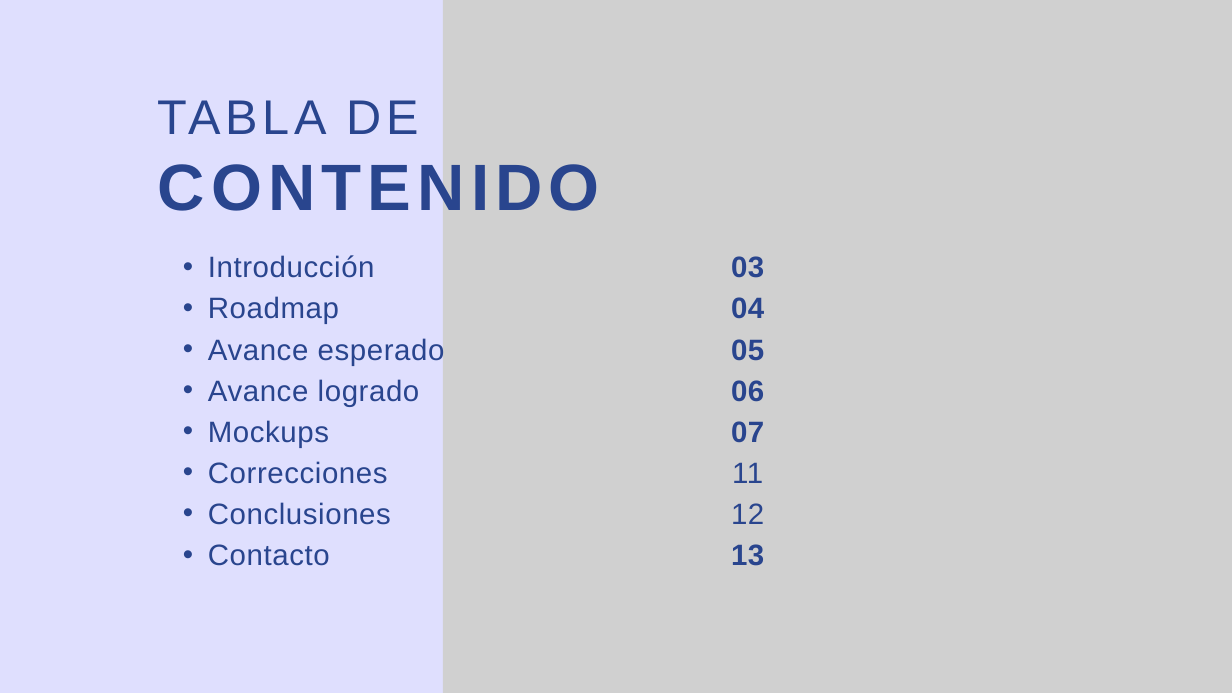
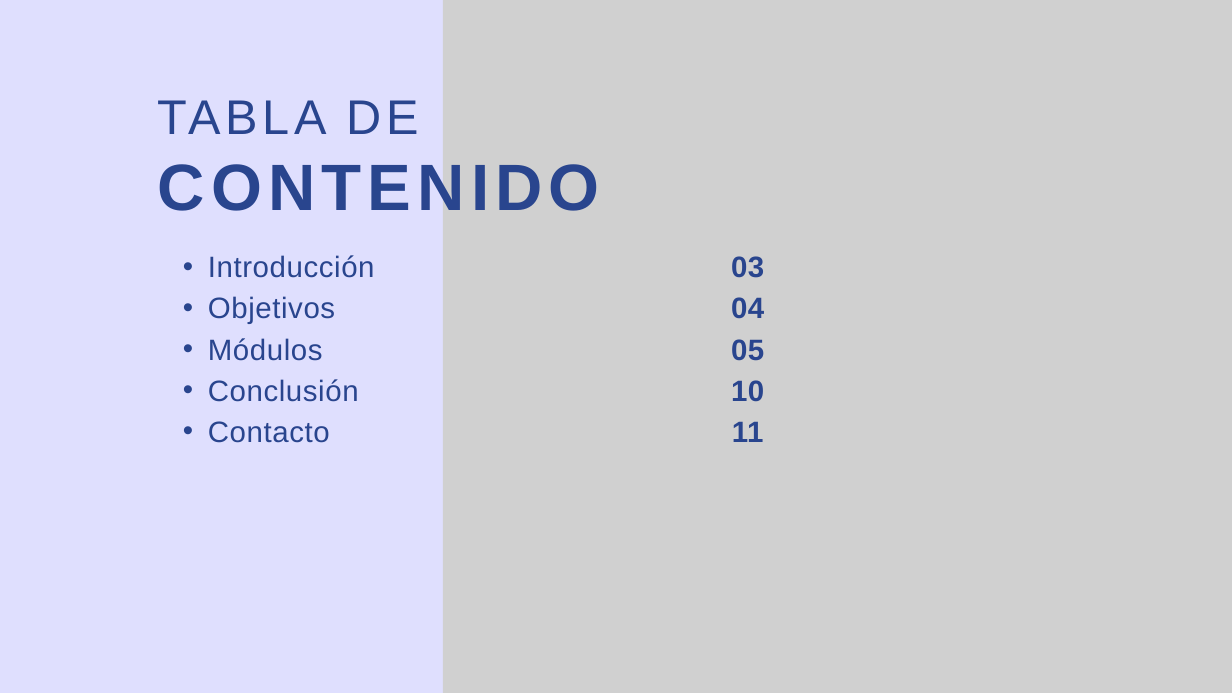
Before and after one commit to GonzaloMontoya/2025_2_PO_CAPSTONE_002D_GRUPO_006, a slide deck: slide 2 of Fase 2/Evidencias Proyecto/Presentación Proyecto.pptx. Drawn at 1232x693 pixels with LibreOffice and Linux fonts; fonts in the diff are those of the drawing; grey boxes stand for pictures. Boxes give left, top, right and bottom in pixels: in the first picture for what was removed or moved away, otherwise in the second. Text is boxed around its words. In the diff, an @@ line names an element or a change of style, - is before the commit and + after.

```diff
--- a/Fase 2/Evidencias Proyecto/Presentación Proyecto.pptx
+++ b/Fase 2/Evidencias Proyecto/Presentación Proyecto.pptx
@@ text at box(208, 296, 359, 402): text changed @@
-  • Roadmap
-  • Avance esperado
-  • Avance logrado
-  • Mockups
-  • Correcciones
-  • Conclusiones
+  • Objetivos
+  • Módulos
+  • Conclusión
@@ text at box(731, 380, 764, 402): text changed @@
-06
-07
+10
@@ text at box(732, 421, 764, 442): bold on in "11" @@
@@ text at box(731, 503, 764, 566): paragraphs removed @@
-12
-13
```
Also in this commit, not shown: 1 other slide changed, 5 slides added, 8 slides removed.
